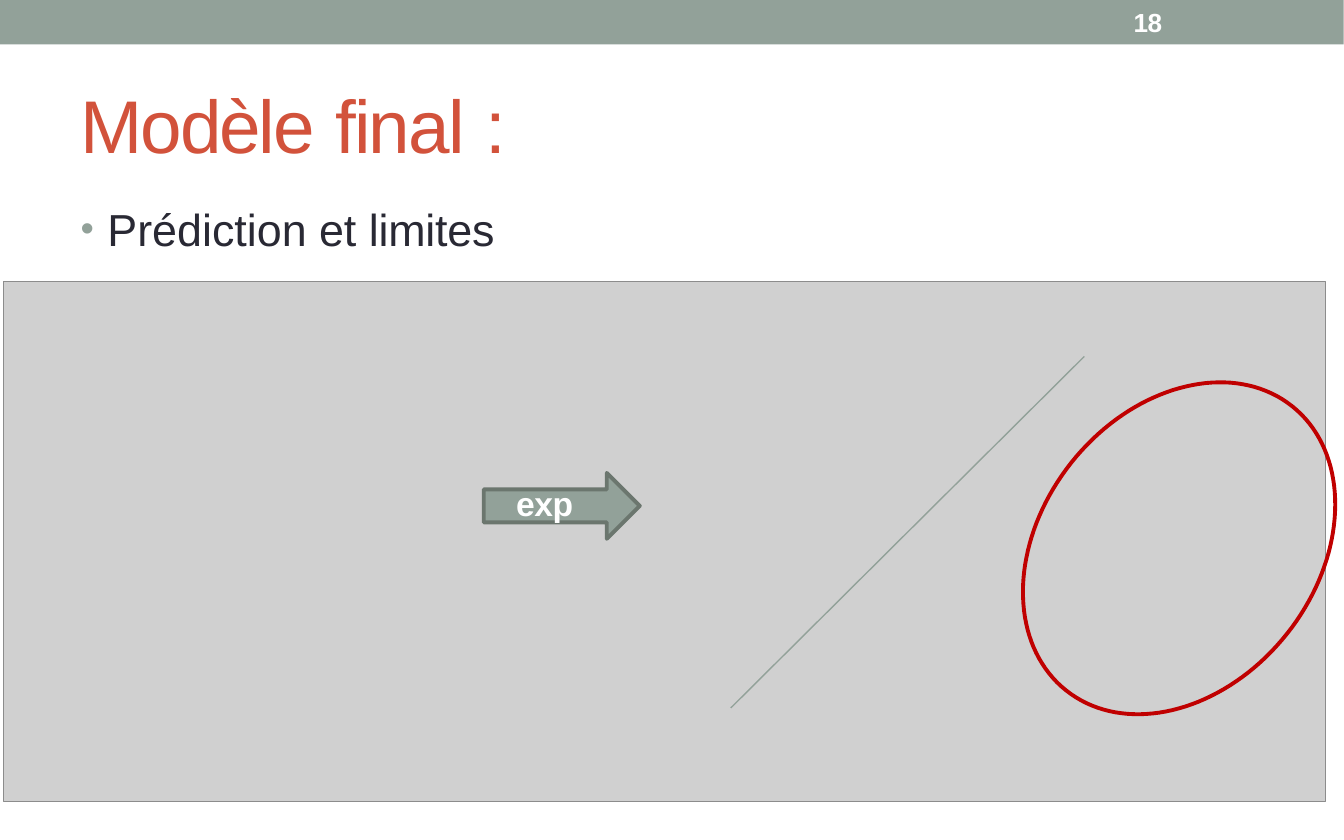
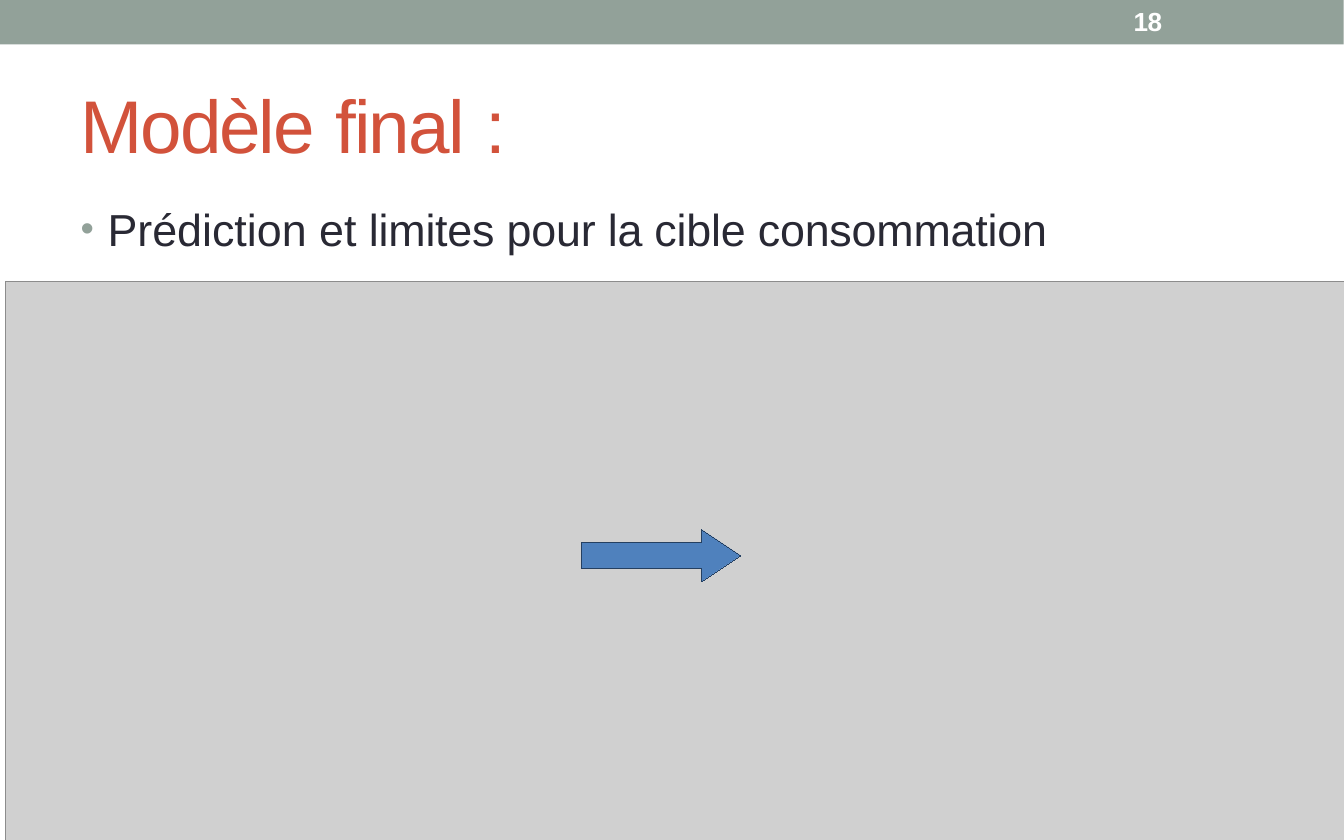
Before and after one commit to wdavid93/OpenClassRoom, a slide deck: slide 19 of Projet_4/Livrable/soutenance projet 4_mm .pptx (slide 18 before the commit). Drawn at 1344x840 pixels with LibreOffice and Linux fonts; fonts in the diff are those of the drawing; grey boxes stand for pictures. Boxes give left, top, right and bottom in pixels: in the first picture for what was removed or moved away, otherwise in the second. Text is boxed around its words. In the diff, an @@ line names an element or a change of style, - is before the commit and + after.

```diff
--- a/Projet_4/Livrable/soutenance projet 4_mm .pptx
+++ b/Projet_4/Livrable/soutenance projet 4_mm .pptx
@@ text at box(108, 213, 1047, 255): text changed @@
-• Prédiction et limites
+• Prédiction et limites pour la cible consommation
@@ picture: place and size @@
-picture at box(3, 281, 1325, 801)
+picture at box(5, 281, 1344, 840)
@@ group removed at box(484, 356, 1335, 714): 4 freeform shapes @@
@@ text removed at box(516, 489, 573, 522) @@
-exp
@@ right arrow added at box(582, 530, 741, 582), fill #4F81BD, outline #254061 0 pt @@
```
Also in this commit, not shown: 7 other slides changed, 4 slides added, 16 other files.
